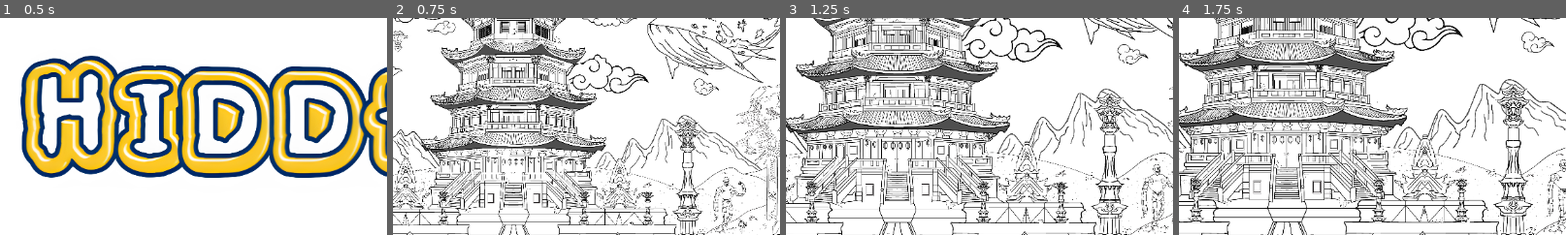
Above: before the commit, frames 1-4 (left to right).
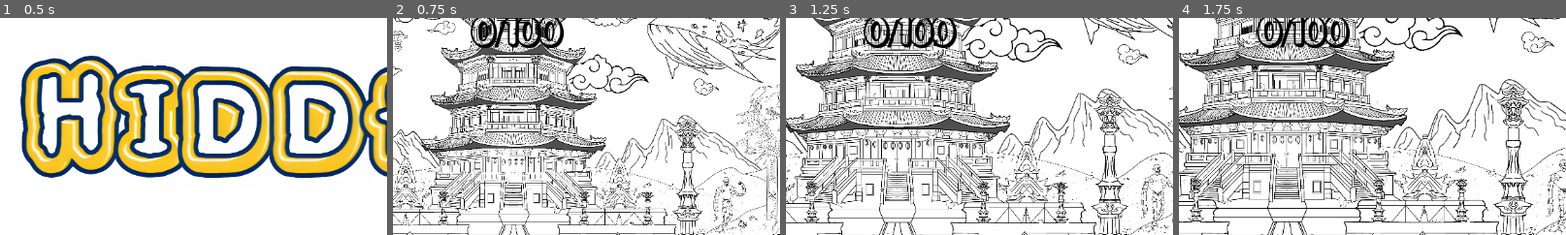
Above: after the commit, the same moments.

Repository: Wpan0n/_HiddenPaws_
Game: Godot game, scene res://scences/main_menu.tscn
Two runs of this game, one before a commit and one after it. Both use one fixed random seed, a clock stepped at 60 frames per second and the inputs below.
Inputs (mouse positions are % of the whole screen's width and height, from its top left):
- Up to frame 1 (0.5 s): no input
- Up to frame 2 (0.75 s): click "Start" at 0.5 s
- Up to frame 3 (1.25 s): no input
- Up to frame 4 (1.75 s): move the mouse to (72, 45) at 1.27 s; click (72, 45) at 1.42 s
The pictures show only the part of the screen within x 29-79%, y 0-50%; the shares and areas given below are measured in that part.

Frame 1 is identical in both runs. In frame 2, 1.5% of the frame differs, in the area x 20-45%, y 0-14%; in frame 3, 1.6%; in frame 4, 1.6%.

Commit message:
Added a Scoring System!!!!

Diff:
--- /dev/null
+++ b/Scripts/GameUI.gd
@@ -0,0 +1,28 @@
+extends Control
+
+var score = 0
+var max_score = 100
+@onready var scoreLabel = $Score
+
+# Called when the node enters the scene tree for the first time.
+func _ready():
+	# Set the initial score text
+	update_score_label()
+
+	# Connect the "sprite_color_changed" signal emitted by the Sprite2D nodes to the "_on_sprite_color_changed" method of this script
+	for child in get_tree().get_nodes_in_group("sprite_group"):
+		if child is Sprite2D:
+			child.sprite_color_changed.connect(_on_sprite_color_changed)
+
+
+# This method will be called whenever a sprite's color changes
+func _on_sprite_color_changed():
+	print("Color change detected")  # Add this line to debug
+	# Increase the score by one
+	score += 1
+	# Update the score label text to display the new score
+	update_score_label()
+
+# Helper method to update the score label text
+func update_score_label():
+	scoreLabel.text = str(score) + "/" + str(max_score)
--- /dev/null
+++ b/Scripts/Score.gd
@@ -0,0 +1,11 @@
+extends Label
+
+
+# Called when the node enters the scene tree for the first time.
+func _ready():
+	pass # Replace with function body.
+
+
+# Called every frame. 'delta' is the elapsed time since the previous frame.
+func _process(delta):
+	pass
--- a/Scripts/testsprite.gd
+++ b/Scripts/testsprite.gd
@@ -1,26 +1,20 @@
 extends Sprite2D
 
-signal sprite_clicked
+signal sprite_color_changed
 
-# Reference to the AudioStreamPlayer node, ensuring the correct path is used
 @onready var audio_player = $"../AudioStreamPlayer"
 
-# This function is called whenever there is an input event
 func _input(event):
-	# Check if the event is a mouse button event
 	if event is InputEventMouseButton:
-		# Check if the left mouse button was pressed
 		if event.button_index == MOUSE_BUTTON_LEFT and event.pressed:
-			# Check if the click was on an opaque pixel of the sprite
 			if is_pixel_opaque(get_local_mouse_position()):
 				print("sprite clicked")  # Print message to the console
 				modulate = Color(1, 0, 0)  # Change the sprite color to red
-				# Check if the audio_player node is valid
 				if audio_player:
 					audio_player.play()  # Play the sound effect
 				else:
 					print("AudioStreamPlayer node not found")  # Print error message
 
-				# Emit a signal to notify that the sprite was clicked
-				emit_signal("sprite_clicked")
+				# Emit a signal to notify that the sprite's color has changed
+				emit_signal("sprite_color_changed")
 				print("Signal emitted")  # Print a message when the signal is emitted
--- a/scences/MainGame.tscn
+++ b/scences/MainGame.tscn
@@ -60,6 +60,8 @@
 [ext_resource type="Texture2D" uid="uid://ikakqvp4ohwe" path="res://Cat_Sprites/Layer 100.svg" id="58_hdb6j"]
 [ext_resource type="Texture2D" uid="uid://bt8f732ol14y3" path="res://Cat_Sprites/Layer 104.svg" id="59_i67fr"]
 [ext_resource type="Texture2D" uid="uid://cwi4rdt4hrfdy" path="res://Cat_Sprites/Layer 99.svg" id="60_815mu"]
+[ext_resource type="Script" path="res://Scripts/GameUI.gd" id="61_qf1fh"]
+[ext_resource type="FontFile" uid="uid://c2ep0aaegexyu" path="res://assets/fonts/Nabana-ShadowBold - DEMO.ttf" id="62_3nfgi"]
 
 [node name="Main Game" type="Node2D"]
 script = ExtResource("1_8h63c")
@@ -138,7 +140,7 @@
 stream = ExtResource("6_pm1xx")
 volume_db = -30.0
 
-[node name="Sprite2D8" type="Sprite2D" parent="Sprite2D"]
+[node name="Sprite2D8" type="Sprite2D" parent="Sprite2D" groups=["sprite_group"]]
 position = Vector2(80.2849, 223.165)
 scale = Vector2(0.0494748, 0.0494748)
 texture = ExtResource("12_8adlo")
@@ -542,7 +544,7 @@
 stream = ExtResource("6_pm1xx")
 volume_db = -30.0
 
-[node name="Sprite2D48" type="Sprite2D" parent="Sprite2D"]
+[node name="Sprite2D48" type="Sprite2D" parent="Sprite2D" groups=["sprite_group"]]
 position = Vector2(116, -4)
 scale = Vector2(0.0632354, 0.0632354)
 texture = ExtResource("51_b8j7e")
@@ -1045,3 +1047,32 @@
 [node name="AudioStreamPlayer100" type="AudioStreamPlayer" parent="Sprite2D"]
 stream = ExtResource("6_pm1xx")
 volume_db = -30.0
+
+[node name="UserInterface" type="CanvasLayer" parent="."]
+
+[node name="GameUI" type="Control" parent="UserInterface"]
+layout_mode = 3
+anchors_preset = 15
+anchor_right = 1.0
+anchor_bottom = 1.0
+offset_left = -684.0
+offset_top = -2280.0
+offset_right = -684.0
+offset_bottom = -2280.0
+grow_horizontal = 2
+grow_vertical = 2
+script = ExtResource("61_qf1fh")
+
+[node name="Score" type="Label" parent="UserInterface/GameUI"]
+layout_mode = 1
+anchors_preset = 5
+anchor_left = 0.5
+anchor_right = 0.5
+offset_left = 560.0
+offset_top = 2270.0
+offset_right = 740.0
+offset_bottom = 2347.0
+grow_horizontal = 2
+theme_override_colors/font_color = Color(0, 0, 0, 1)
+theme_override_fonts/font = ExtResource("62_3nfgi")
+theme_override_font_sizes/font_size = 50
Not shown: 1 places in scences/MainGame.tscn that only renumber resources
